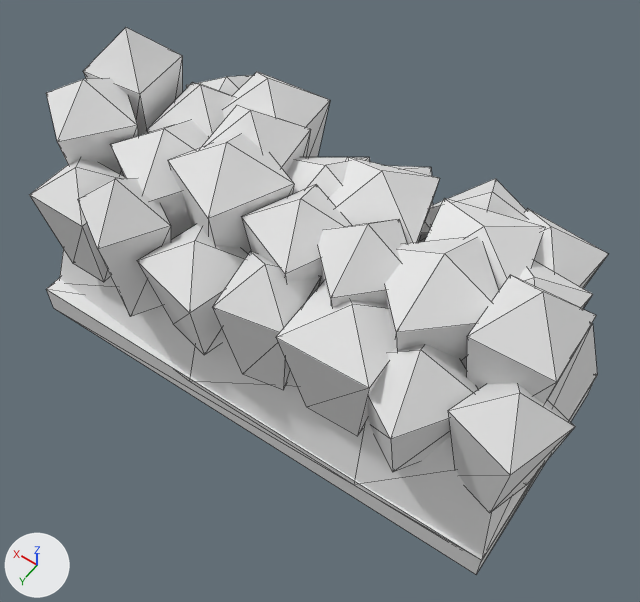
Before and after pictures for a commit that changed the glTF model assets/models/work-row-ripe.glb.
Before and after are seen from a camera (50 mm lens) standing at (-1.22, 1.67, 2.95) and looking at (-0.08, 0.08, 0.44). Lighting does not change. The marker at lower left points along +X, +Y and +Z. The older version comes first. Mesh edges are drawn as thin lines. Vertices at exactly the same position are counted once.

Names of what the first picture shows: 'work-row-ripe'.
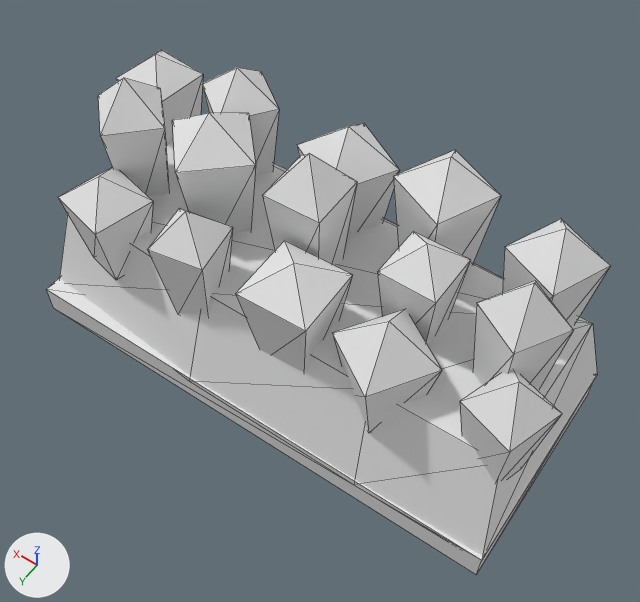
Pixel boxes [x1, y1, x2, y2] of what changed, in the pictures (640 x 602 px; the box of a moved part takes in the faces that stretch with it):
'work-row-ripe', reshaped
    before: [30, 27, 608, 574]
    after: [46, 50, 611, 574]
part 1 of me_work_row_ripe, moved or reshaped
    before: [448, 383, 575, 513]
    after: [460, 371, 562, 483]
part 2 of me_work_row_ripe, moved or reshaped
    before: [368, 344, 478, 472]
    after: [332, 310, 442, 433]
part 3 of me_work_row_ripe, moved or reshaped
    before: [276, 281, 396, 436]
    after: [235, 241, 353, 372]
part 4 of me_work_row_ripe, moved or reshaped
    before: [212, 251, 320, 390]
    after: [147, 208, 233, 315]
part 5 of me_work_row_ripe, moved or reshaped
    before: [137, 225, 248, 355]
    after: [58, 167, 153, 280]
part 6 of me_work_row_ripe, moved or reshaped
    before: [318, 219, 407, 307]
    after: [377, 231, 470, 345]
part 7 of me_work_row_ripe, moved or reshaped
    before: [83, 27, 182, 136]
    after: [98, 78, 169, 196]
part 8 of me_work_row_ripe, moved or reshaped
    before: [466, 275, 596, 404]
    after: [502, 219, 611, 326]
part 9 of me_work_row_ripe, moved or reshaped
    before: [46, 78, 138, 177]
    after: [116, 50, 203, 145]
part 10 of me_work_row_ripe, rebuilt
    before: [110, 120, 209, 239]
    after: [172, 113, 256, 233]
part 11 of me_work_row_ripe, rebuilt
    before: [286, 157, 370, 198]
    after: [297, 123, 399, 235]
part 12 of me_work_row_ripe, rebuilt
    before: [146, 82, 234, 137]
    after: [202, 67, 279, 176]
part 13 of me_work_row_ripe, deleted
    before: [30, 72, 608, 317]
part 14 of me_work_row_ripe, cut back
    before: [168, 133, 593, 369]
    after: [262, 150, 574, 391]

Patch to the scene script:
```diff
--- a/assets/models/work-row-ripe.glb.py
+++ b/assets/models/work-row-ripe.glb.py
@@ me_work_row_ripe @@
-me_work_row_ripe.from_pydata(...)  # 260 vertices, 451 faces; spans x -1.07..1.08, y -0.59..0.55, z 0.0..1.09
+me_work_row_ripe.from_pydata(...)  # 161 vertices, 275 faces; spans x -1.02..1.05, y -0.51..0.48, z 0.0..1.05
+# me_work_row_ripe part 1: the loose piece of 9 vertices spanning x -1.07..-0.75, y 0.14..0.46, z 0.35..0.88 is scaled about its middle by (0.824, 0.824, 0.933), then moved by (0.02, -0.05, -0.02)
+# me_work_row_ripe part 2: the loose piece of 9 vertices spanning x -0.83..-0.4, y 0.11..0.54, z 0.35..0.86 is scaled about its middle by (0.824, 0.824, 0.941), then moved by (0.14, -0.05, -0.02)
+# me_work_row_ripe part 3: the loose piece of 9 vertices spanning x -0.54..-0.2, y 0.15..0.48, z 0.35..0.88 is scaled about its middle by (0.824, 0.824, 0.926), then moved by (0.25, -0.05, -0.02)
+# me_work_row_ripe part 4: the loose piece of 9 vertices spanning x -0.22..0.07, y 0.2..0.5, z 0.35..0.9 is scaled about its middle by (0.824, 0.824, 0.93), then moved by (0.37, -0.05, -0.02)
+# me_work_row_ripe part 5: the loose piece of 9 vertices spanning x 0.04..0.39, y 0.17..0.52, z 0.35..0.81 is scaled about its middle by (0.824, 0.824, 0.938), then moved by (0.48, -0.05, -0.01)
+# me_work_row_ripe part 6: the loose piece of 9 vertices spanning x -0.5..-0.12, y -0.04..0.34, z 0.35..1.05 is turned -46.1 degrees about the z axis through its middle and scaled by 0.823, then moved by (-0.13, -0.14, -0.06)
+# me_work_row_ripe part 7: the loose piece of 9 vertices spanning x 0.77..1.05, y -0.27..0.01, z 0.35..1.06 is turned 41 degrees about the z axis through its middle and scaled by 0.914, then moved by (-0.14, 0.17, -0.03)
+# me_work_row_ripe part 8: the loose piece of 9 vertices spanning x -0.99..-0.71, y -0.02..0.26, z 0.35..1.09 is turned 65.1 degrees about the z axis through its middle and scaled by 0.842, then moved by (0.08, -0.36, -0.06)
+# me_work_row_ripe part 9: the loose piece of 9 vertices spanning x 0.69..1.08, y -0.07..0.32, z 0.35..1.01 is turned 30.7 degrees about the z axis through its middle and scaled by 0.8, then moved by (0.04, -0.38, -0.07)
+# me_work_row_ripe part 10: the loose piece of 9 vertices spanning x 0.3..0.74, y -0.1..0.34, z 0.35..0.97 is rebuilt with 9 vertices and now spans x 0.23..0.61, y -0.18..0.19, z 0.35..1.0
+# me_work_row_ripe part 11: the loose piece of 9 vertices spanning x -0.2..0.23, y -0.31..0.12, z 0.35..0.91 is rebuilt with 9 vertices and now spans x -0.14..0.23, y -0.45..-0.08, z 0.35..0.94
+# me_work_row_ripe part 12: the loose piece of 9 vertices spanning x 0.42..0.76, y -0.32..0.03, z 0.35..0.95 is rebuilt with 9 vertices and now spans x 0.36..0.68, y -0.43..-0.11, z 0.35..0.97
+# me_work_row_ripe part 13: 6 loose pieces with 54 vertices, spanning x -0.87..0.88, y -0.57..0.55, z 0.35..1.02, are deleted
+# me_work_row_ripe part 14
+# 72 vertices are removed from x -0.91..0.45, y -0.59..0.35, z 0.35..1.05
+# 128 faces are deleted
+# 27 vertices are added at x -0.94..0.12, y -0.44..0.19, z 0.35..1.05
+# 48 new faces join them
 me_work_row_ripe.materials.append(mat_palette)
```
